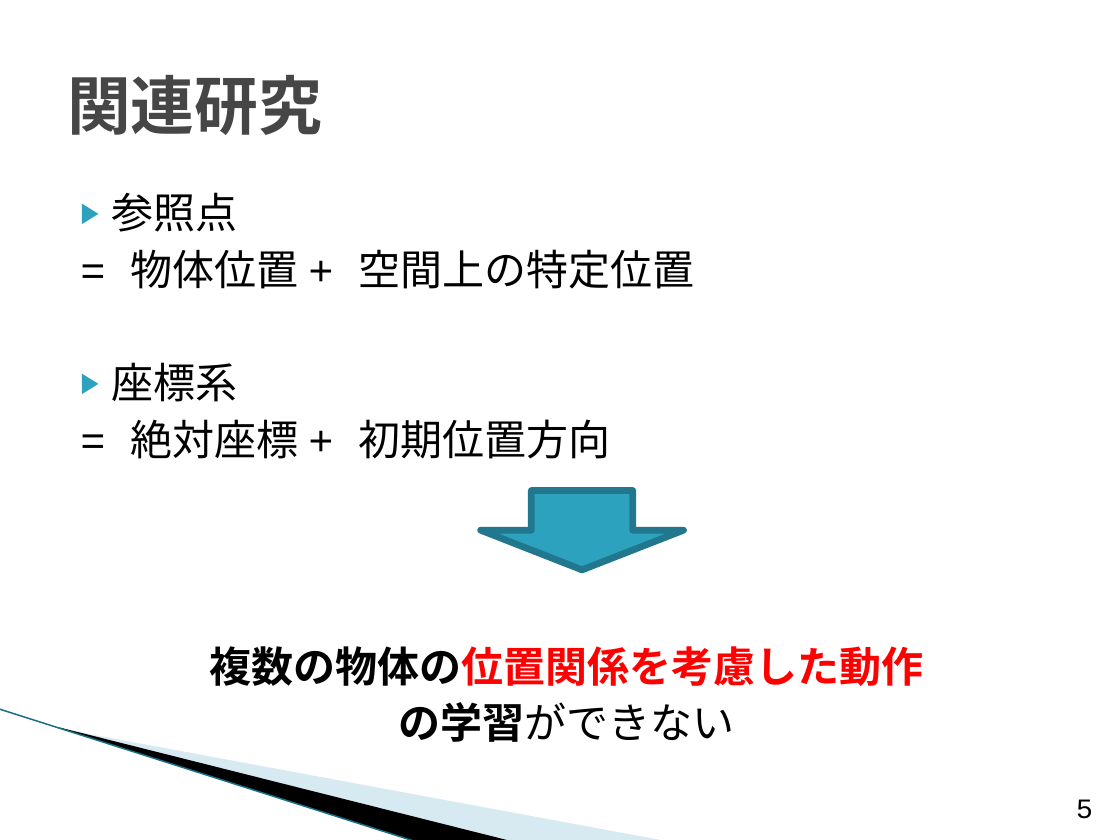
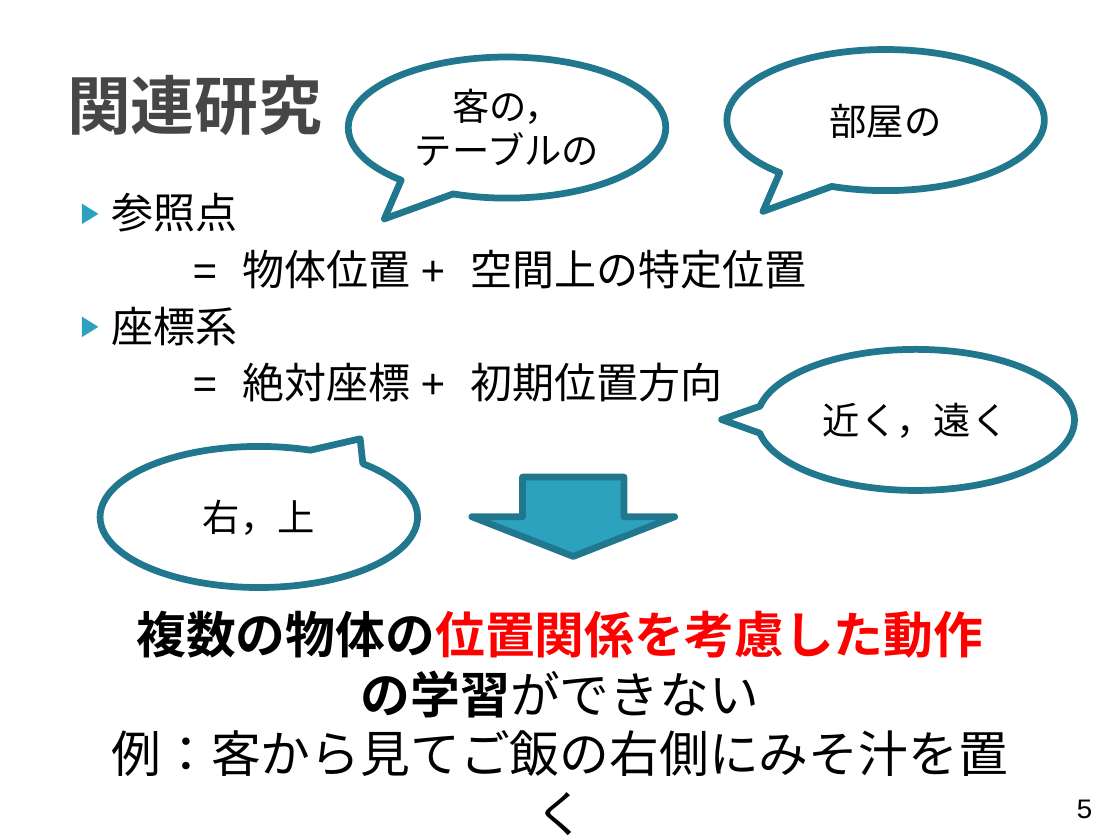
Before and after one commit to TetsuyaKomota/GitforEclipseTest, a slide deck: slide 5 of IntentionLearning/memo/presentation/卒論発表会スライド _2.pptx. Drawn at 1120x840 pixels with LibreOffice and Linux fonts; fonts in the diff are those of the drawing; background and template pictures are left out. Boxes give left, top, right and bottom in pixels: in the first picture for what was removed or moved away, otherwise in the second. Text is boxed around its words. In the diff, an @@ line names an element or a change of style, - is before the commit and + after.

```diff
--- a/IntentionLearning/memo/presentation/卒論発表会スライド _2.pptx
+++ b/IntentionLearning/memo/presentation/卒論発表会スライド _2.pptx
@@ speech bubble added at [348,57,665,198], outline #21788D 4.33 pt, 24 pt, text #000000 @@
+客の，
+テーブルの
@@ speech bubble added at [727,49,1044,190], outline #21788D 4.33 pt, 24 pt, text #000000 @@
+部屋の
@@ speech bubble added at [757,349,1074,491], outline #21788D 4.33 pt, 24 pt, text #000000 @@
+近く，遠く
@@ speech bubble added at [100,447,417,588], outline #21788D 4.33 pt, 24 pt, text #000000 @@
+右，上
@@ down arrow: place and size @@
-down arrow at [480,491,683,570]
+down arrow at [472,477,674,557]
@@ text added at [111,610,1007,776], 32 pt, text #000000 @@
+複数の物体の位置関係を考慮した動作
+の学習ができない
+例：客から見てご飯の右側にみそ汁を置く
@@ text at [210,646,924,742]: paragraphs removed @@
-複数の物体の位置関係を考慮した動作
-の学習ができない
@@ line removed from (0, 709) to (416, 840) @@
@@ freeform shape removed at [59,727,512,840] @@
@@ freeform shape removed at [62,728,666,840] @@
```
Also in this commit, not shown: 7 other slides changed, 2 slides added.
